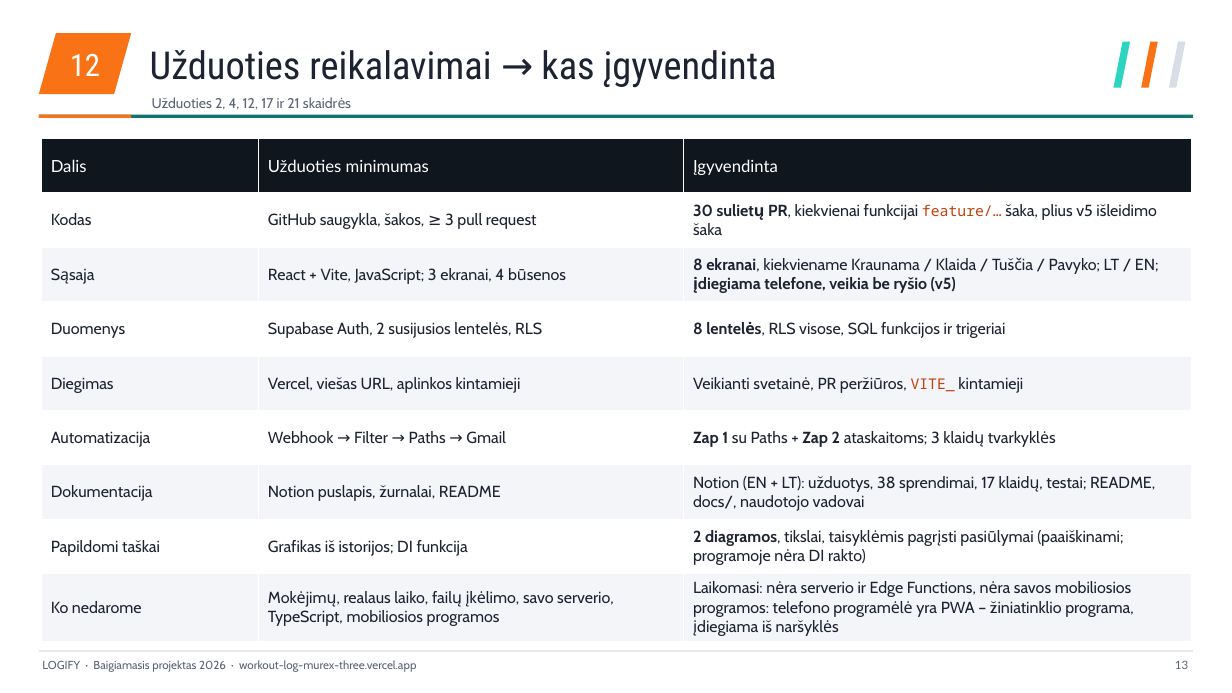
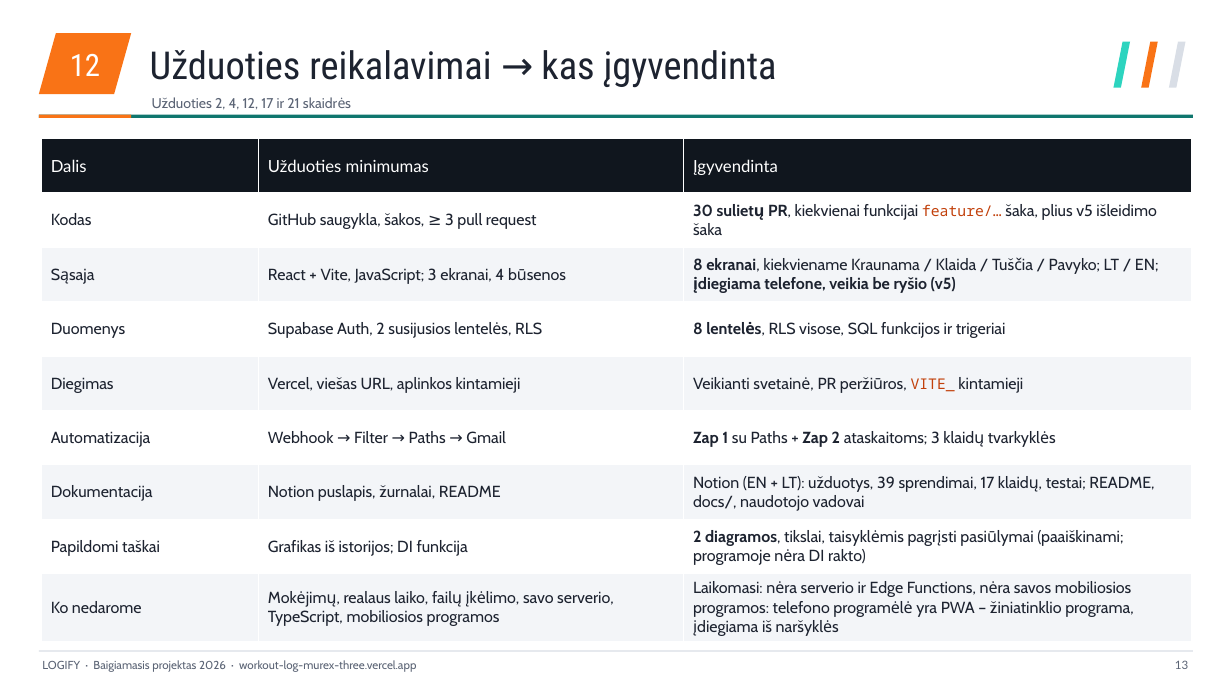
Before and after one commit to mse1987319-png/workout-log, a slide deck: slide 13 of _task/results/Logify_LT.pptx. Drawn at 1232x693 pixels with LibreOffice and Linux fonts; fonts in the diff are those of the drawing. Boxes give left, top, right and bottom in pixels: in the first picture for what was removed or moved away, otherwise in the second. Text is boxed around its words. In the diff, an @@ line names an element or a change of style, - is before the commit and + after.

```diff
--- a/_task/results/Logify_LT.pptx
+++ b/_task/results/Logify_LT.pptx
@@ table at [42,139,1192,636] @@
-row 7, column 3: Notion (EN + LT): užduotys, 38 sprendimai, 17 klaidų, testai; README, docs/, naudotojo vadovai
+row 7, column 3: Notion (EN + LT): užduotys, 39 sprendimai, 17 klaidų, testai; README, docs/, naudotojo vadovai
```
Also in this commit, not shown: 2 other slides changed, 6 other files.
